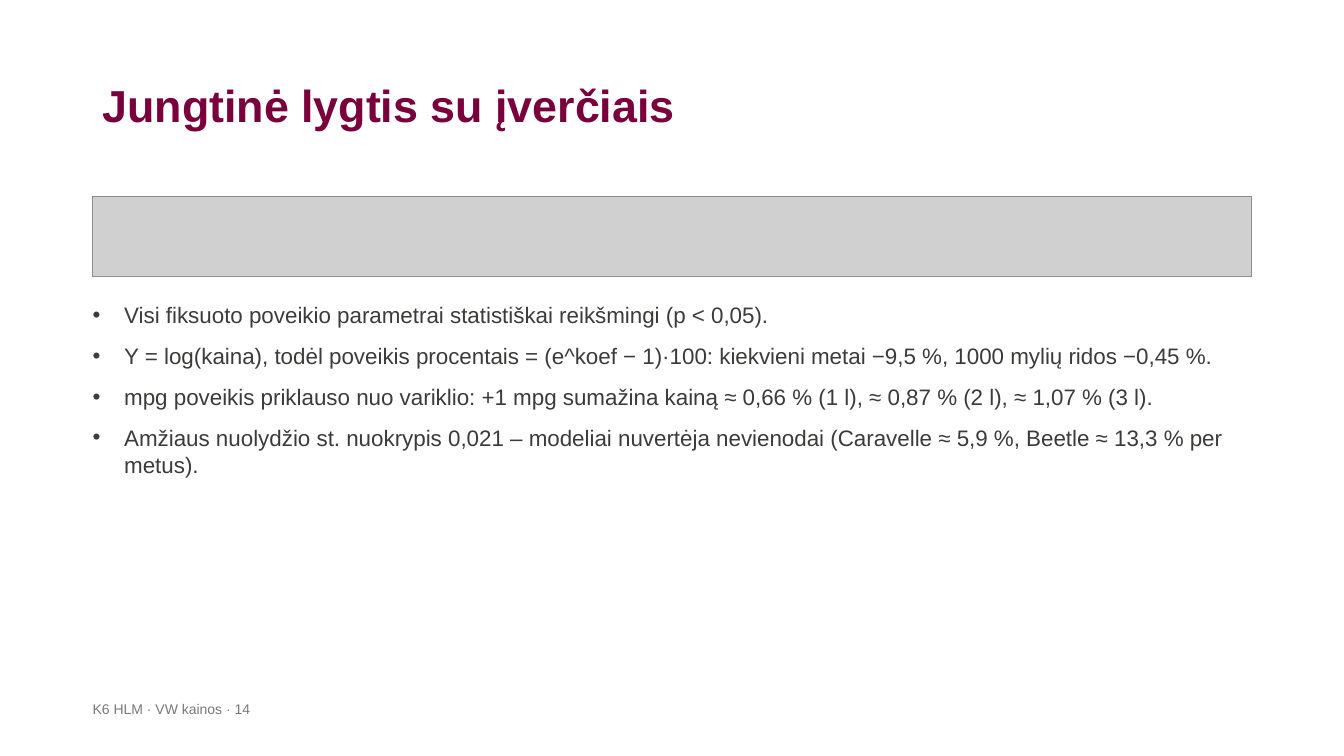
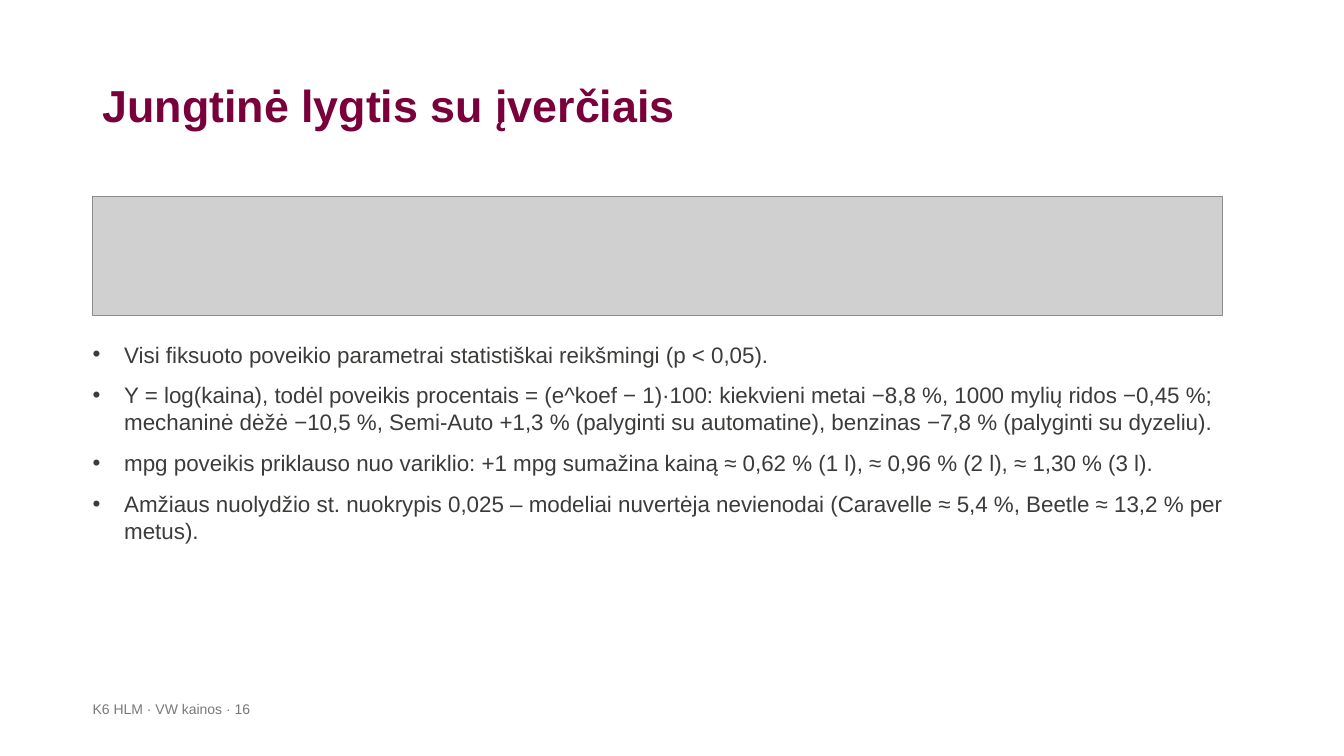
Before and after one commit to LidijaPu/K6, a slide deck: slide 16 of K6_HLM_VW_pristatymas-2.pptx (slide 14 before the commit). Drawn at 1344x756 pixels with LibreOffice and Linux fonts; fonts in the diff are those of the drawing; grey boxes stand for pictures; background and template pictures are left out. Boxes give left, top, right and bottom in pixels: in the first picture for what was removed or moved away, otherwise in the second. Text is boxed around its words. In the diff, an @@ line names an element or a change of style, - is before the commit and + after.

```diff
--- a/K6_HLM_VW_pristatymas-2.pptx
+++ b/K6_HLM_VW_pristatymas-2.pptx
@@ picture: place and size @@
-picture at [93, 197, 1252, 276]
+picture at [93, 197, 1223, 316]
@@ text "Visi fiksuoto poveikio parametrai statistiškai ...": place and size @@
-text "Visi fiksuoto poveikio parametrai statistiškai ..." at [124, 306, 1222, 478]
+text "Visi fiksuoto poveikio parametrai statistiškai ..." at [124, 346, 1222, 544]
@@ text at [124, 386, 1222, 544]: text changed @@
-• Y = log(kaina), todėl poveikis procentais = (e^koef − 1)·100: kiekvieni metai −9,5 %, 1000 mylių ridos −0,45 %.
-• mpg poveikis priklauso nuo variklio: +1 mpg sumažina kainą ≈ 0,66 % (1 l), ≈ 0,87 % (2 l), ≈ 1,07 % (3 l).
-• Amžiaus nuolydžio st. nuokrypis 0,021 – modeliai nuvertėja nevienodai (Caravelle ≈ 5,9 %, Beetle ≈ 13,3 % per metus).
+• Y = log(kaina), todėl poveikis procentais = (e^koef − 1)·100: kiekvieni metai −8,8 %, 1000 mylių ridos −0,45 %; mechaninė dėžė −10,5 %, Semi-Auto +1,3 % (palyginti su automatine), benzinas −7,8 % (palyginti su dyzeliu).
+• mpg poveikis priklauso nuo variklio: +1 mpg sumažina kainą ≈ 0,62 % (1 l), ≈ 0,96 % (2 l), ≈ 1,30 % (3 l).
+• Amžiaus nuolydžio st. nuokrypis 0,025 – modeliai nuvertėja nevienodai (Caravelle ≈ 5,4 %, Beetle ≈ 13,2 % per metus).
@@ text at [93, 704, 251, 714]: text changed @@
-K6 HLM · VW kainos · 14
+K6 HLM · VW kainos · 16
```
Also in this commit, not shown: 7 other slides changed, 2 slides added, 4 other files.
